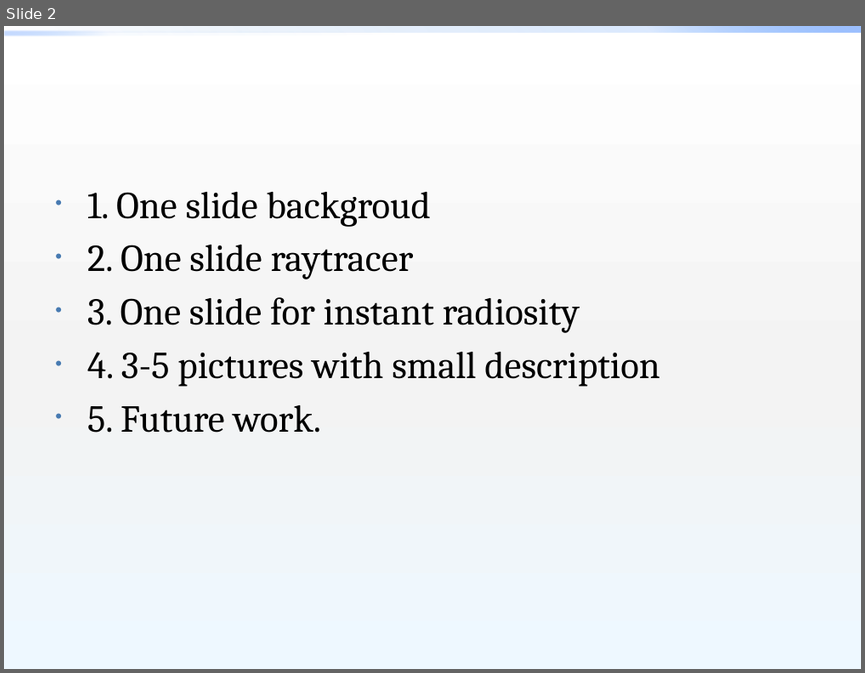
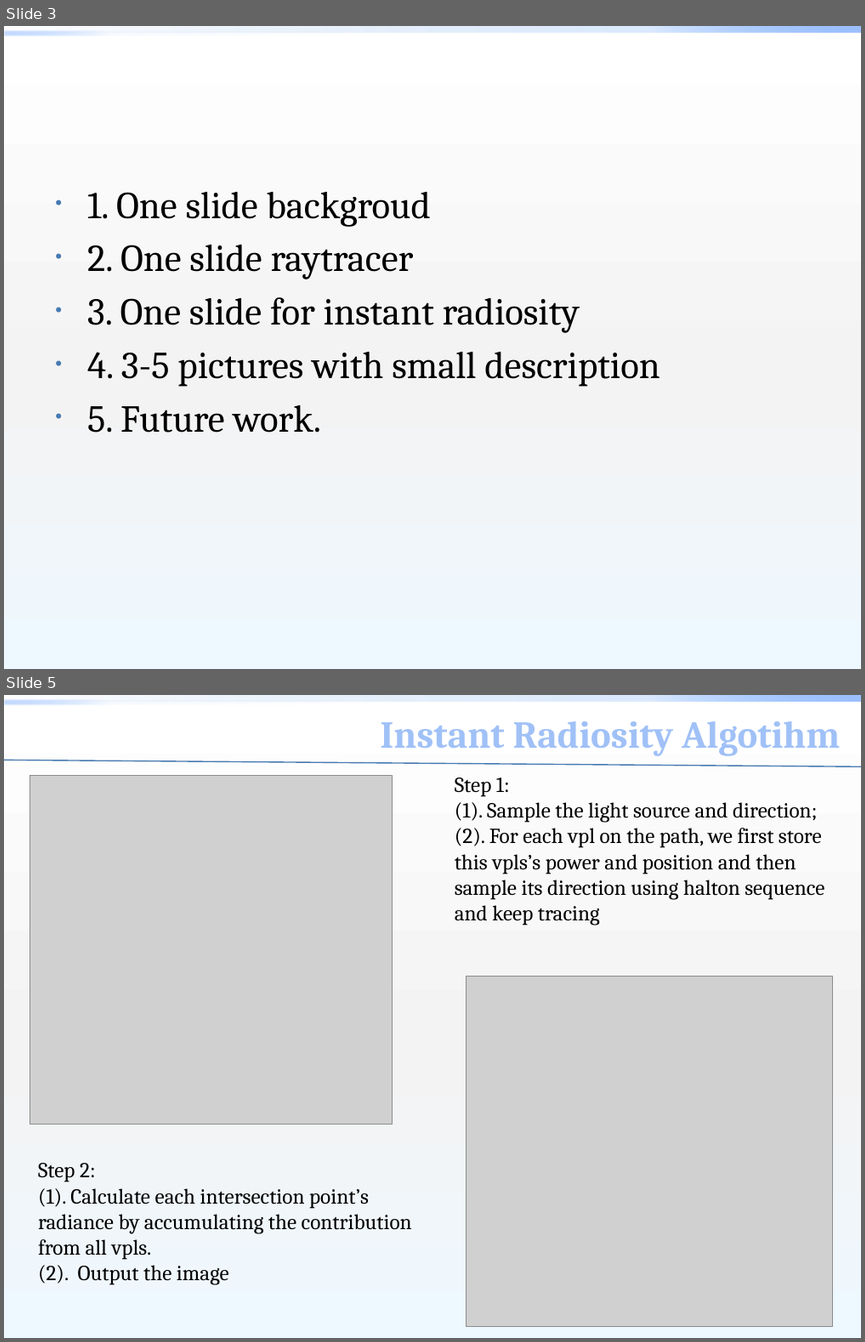
Before and after one commit to zdltheone/instant-radiosity, a slide deck: src/Final write up.pptx. Shown one above the other, each under a label of ours: slide 2 before the commit, slides 3 and 5 after it; the slides between them are not shown. The pictures are 865x673 and 865x1342 pixels, drawn with LibreOffice and Linux fonts; fonts in the diff are those of the drawing; grey boxes stand for pictures; background and template pictures are left out. Boxes give left, top, right and bottom in pixels: in the first picture for what was removed or moved away, otherwise in the second. Text is boxed around its words. In the diff, an @@ line names an element or a change of style, - is before the commit and + after.

```diff
--- a/src/Final write up.pptx
+++ b/src/Final write up.pptx
@@ slide 5 added at [4, 695, 861, 1338], background gradient #FFFFFF to #F4F4F4 to #EEF9FF; not listed: 2 template elements that a slide beside it also shows @@
@@ text added at [380, 721, 840, 756], 32 pt, text gradient #C0D2F3 to #A1C1F8 to #003B7B, bold @@
+Instant Radiosity Algotihm
@@ line added from (4, 760) to (861, 767), #477AB1 1 pt @@
@@ picture added at [30, 775, 392, 1124] @@
@@ text added at [454, 777, 824, 925], 18 pt, text #000000 @@
+Step 1:
+(1). Sample the light source and direction;
+(2). For each vpl on the path, we first store this vpls’s power and position and then sample its direction using halton sequence and keep tracing
@@ picture added at [466, 976, 833, 1327] @@
@@ text added at [38, 1163, 412, 1285], 18 pt, text #000000 @@
+Step 2:
+(1). Calculate each intersection point’s radiance by accumulating the contribution from all vpls.
+(2). Output the image
@@ what was slide 2 is now slide 3 @@
```
Also in this commit, not shown: 3 other slides added.
